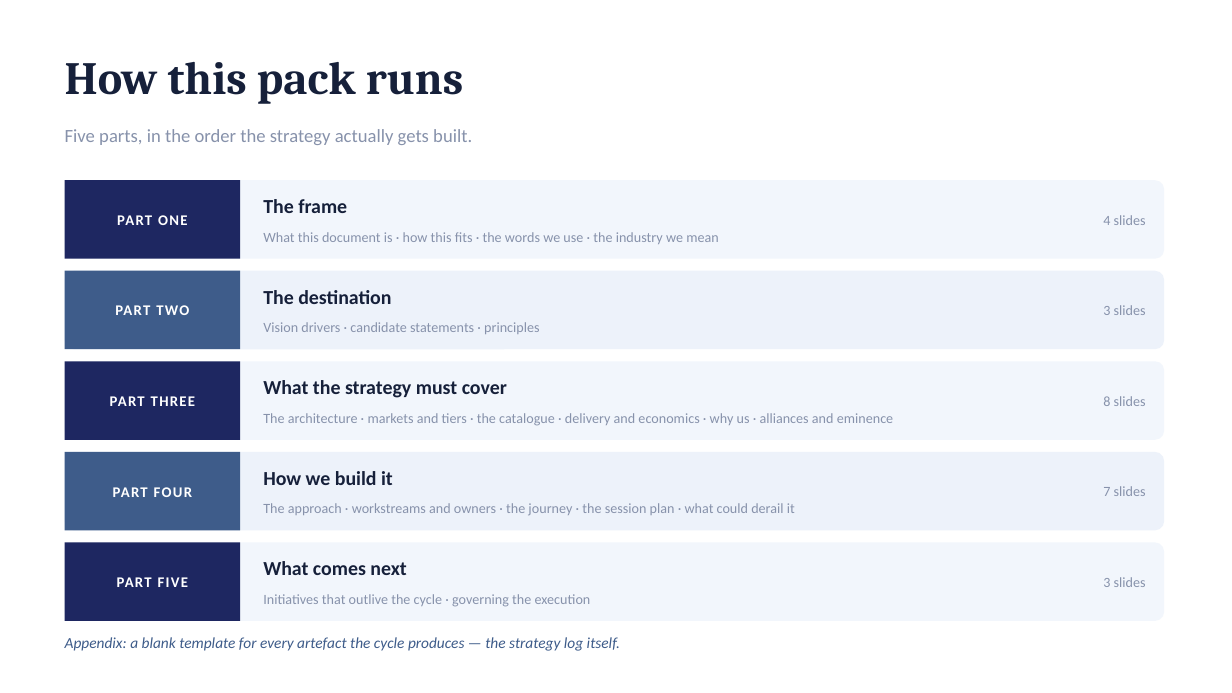
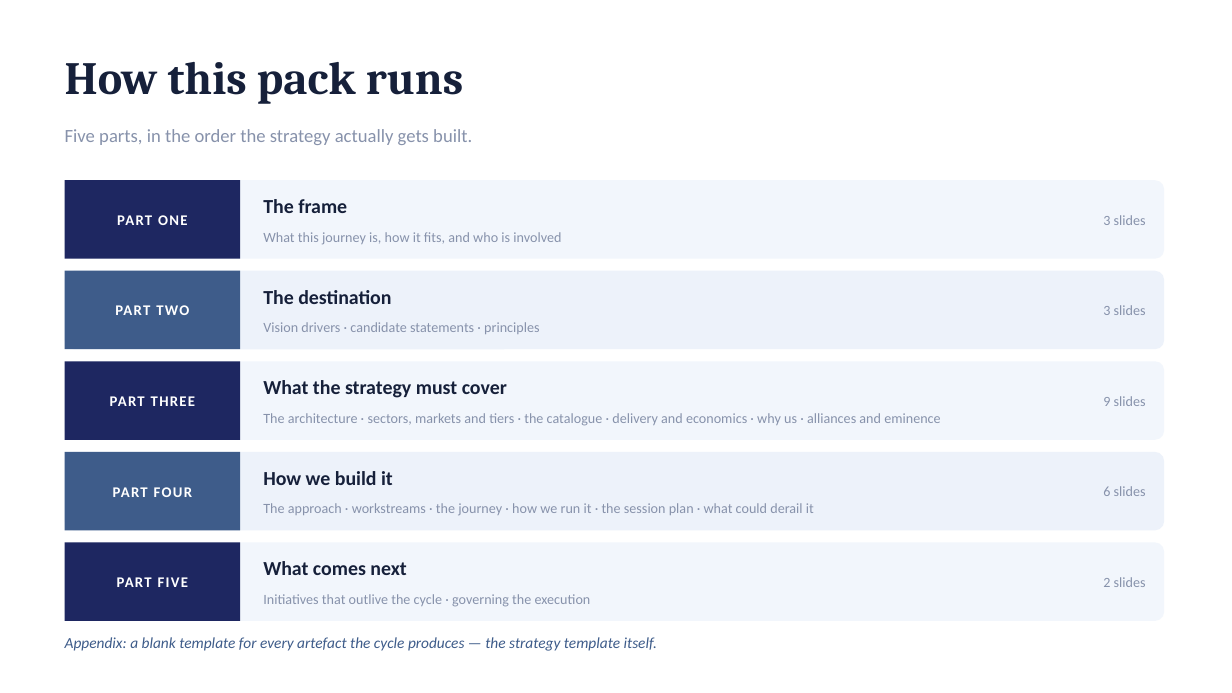
Before and after one commit to dhajjar-cyber/bae, a slide deck: slide 2 of FSI strategy/EAI&D-FSI-Strategy-Development-Plan.pptx. Drawn at 1232x693 pixels with LibreOffice and Linux fonts; fonts in the diff are those of the drawing. Boxes give left, top, right and bottom in pixels: in the first picture for what was removed or moved away, otherwise in the second. Text is boxed around its words. In the diff, an @@ line names an element or a change of style, - is before the commit and + after.

```diff
--- a/FSI strategy/EAI&D-FSI-Strategy-Development-Plan.pptx
+++ b/FSI strategy/EAI&D-FSI-Strategy-Development-Plan.pptx
@@ text at [263,232,561,245]: text changed @@
-What this document is · how this fits · the words we use · the industry we mean
+What this journey is, how it fits, and who is involved
@@ text at [1103,215,1146,225]: text changed @@
-4 slides
+3 slides
@@ text at [263,413,940,426]: text changed @@
-The architecture · markets and tiers · the catalogue · delivery and economics · why us · alliances and eminence
+The architecture · sectors, markets and tiers · the catalogue · delivery and economics · why us · alliances and eminence
@@ text at [1103,396,1146,406]: text changed @@
-8 slides
+9 slides
@@ text at [263,503,814,515]: text changed @@
-The approach · workstreams and owners · the journey · the session plan · what could derail it
+The approach · workstreams · the journey · how we run it · the session plan · what could derail it
@@ text at [1103,486,1146,496]: text changed @@
-7 slides
+6 slides
@@ text at [65,637,657,651]: text changed @@
-Appendix: a blank template for every artefact the cycle produces — the strategy log itself.
+Appendix: a blank template for every artefact the cycle produces — the strategy template itself.
```
Also in this commit, not shown: 3 other slides changed, 2 slides added, 1 slide removed, 2 other files.
